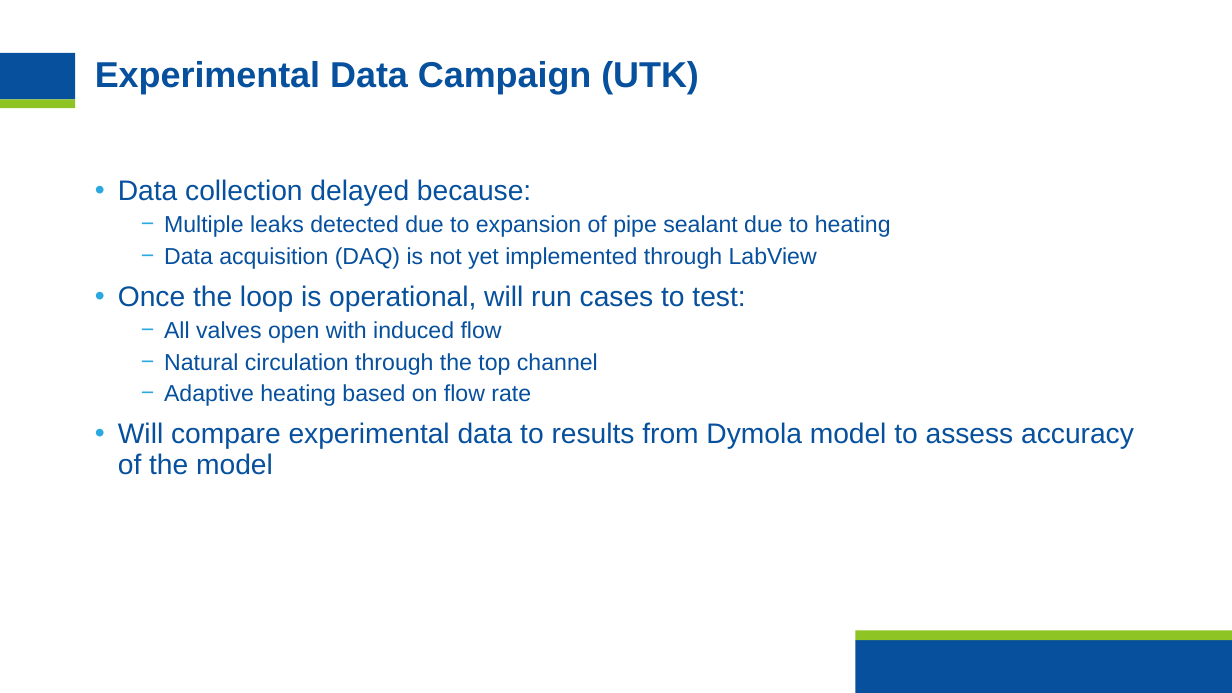
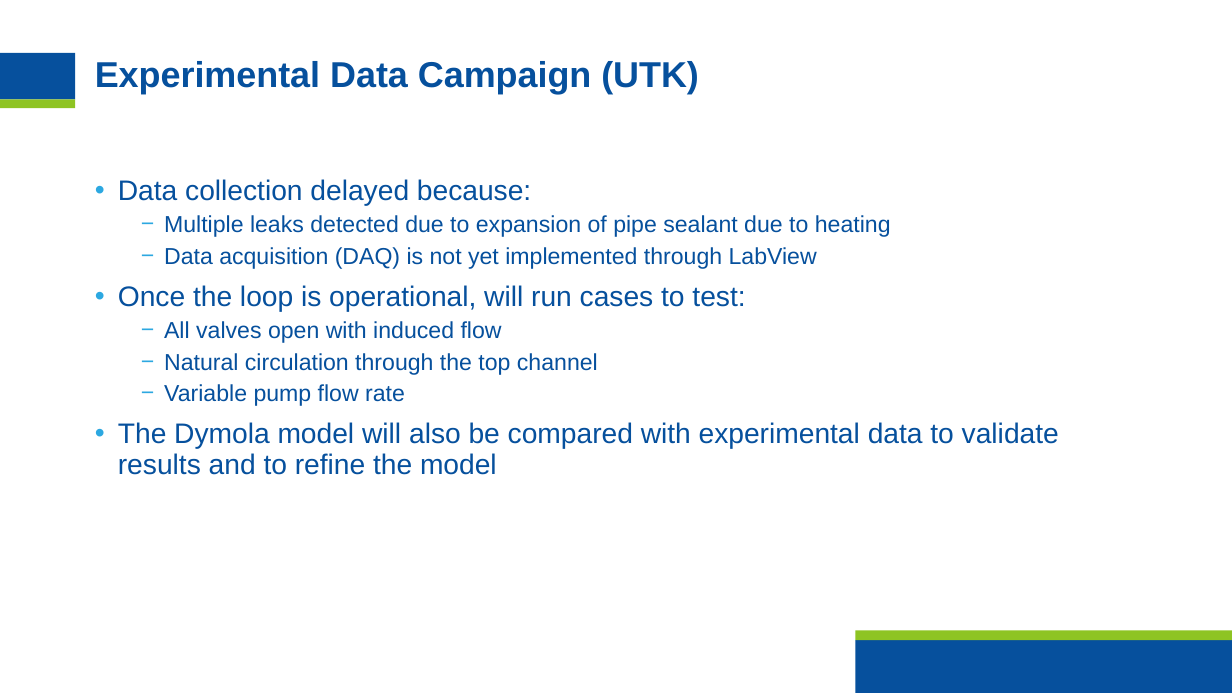
Before and after one commit to hvnaick/INL_DT_Intern, a slide deck: slide 11 of Important Documents/FinalPresentation.pptx (slide 10 before the commit). Drawn at 1232x693 pixels with LibreOffice and Linux fonts; fonts in the diff are those of the drawing; background and template pictures are left out. Boxes give left, top, right and bottom in pixels: in the first picture for what was removed or moved away, otherwise in the second. Text is boxed around its words. In the diff, an @@ line names an element or a change of style, - is before the commit and + after.

Commit message:
Added recent changes for NCFL and experimental data

```diff
--- a/Important Documents/FinalPresentation.pptx
+++ b/Important Documents/FinalPresentation.pptx
@@ text at box(118, 384, 1059, 475): text changed @@
-  − Adaptive heating based on flow rate
-• Will compare experimental data to results from Dymola model to assess accuracy of the model
+  − Variable pump flow rate
+• The Dymola model will also be compared with experimental data to validate results and to refine the model
```
Also in this commit, not shown: 7 other slides changed, 5 slides added, 25 other files.
